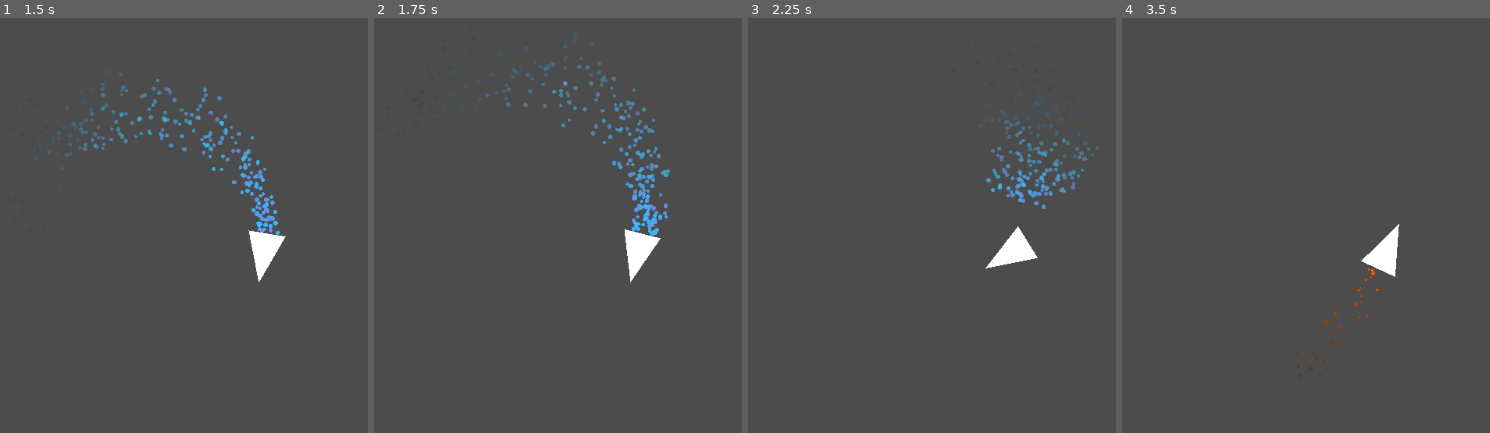
Above: before the commit, frames 1-4 (left to right).
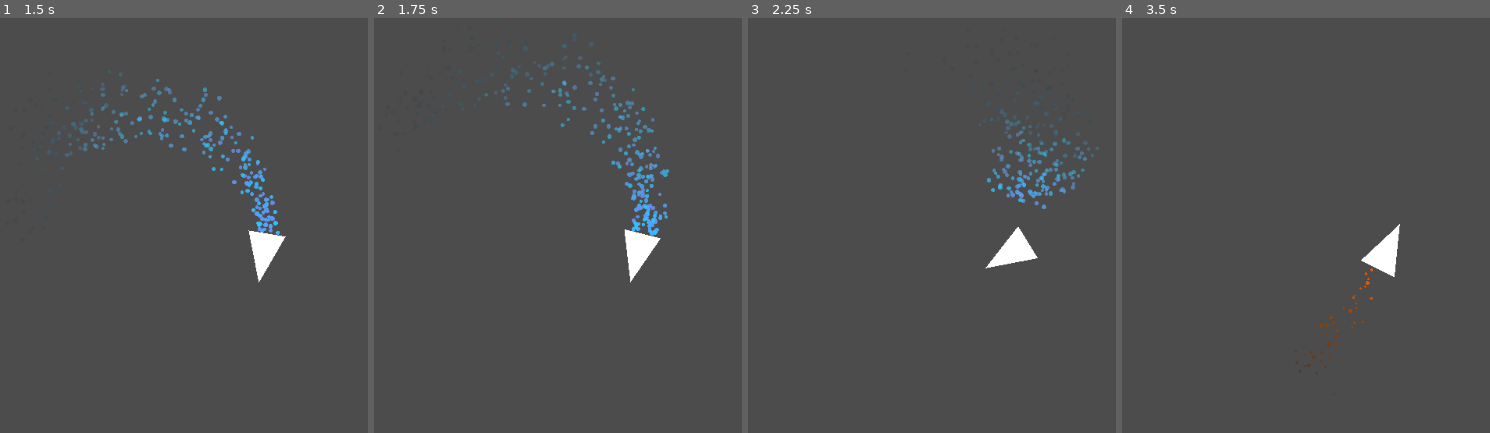
Above: after the commit, the same moments.

Repository: Insta-x/boost-racer
Game: Godot game, scene res://Src/SampleWorld.tscn
Same seed, same stepped clock (60 frames per second), same inputs: the game is played once before the commit and once after it. The project has no main scene, so this scene is started directly.
Inputs:
- Up to frame 1 (1.5 s): tap Enter at 0.5 s; hold D (turn_right) 0.53-1.28 s; hold Space (boost) 0.53-1.28 s; hold S (brake) from 1.28 s (still down); tap Space (boost) at 1.35 s
- Up to frame 2 (1.75 s): keep holding S (brake)
- Up to frame 3 (2.25 s): release S (brake) at 2.03 s; hold D (turn_right) from 2.03 s (still down); hold Space (boost) from 2.03 s (still down)
- Up to frame 4 (3.5 s): release D (turn_right) at 2.78 s; release Space (boost) at 2.78 s; hold W (thrust) from 2.78 s (still down); tap Space (boost) at 2.85 s

Frame 1 is identical in both runs. In frame 2, 0.8% of the frame differs, in the area x 29-81%, y 6-62%; in frame 3, 0.2%; in frame 4, 0.4%.

Commit message:
racer collision tip removed

Diff:
--- a/Src/Racer/Racer.tscn
+++ b/Src/Racer/Racer.tscn
@@ -61,7 +61,7 @@
 polygon = PoolVector2Array( 40, 0, -24, -24, -24, 24 )
 
 [node name="CollisionPolygon2D" type="CollisionPolygon2D" parent="."]
-polygon = PoolVector2Array( 40, 0, -24, -24, -24, 24 )
+polygon = PoolVector2Array( 32, -2, -18, -20, -22, -18, -22, 18, -18, 20, 32, 2 )
 
 [node name="ThrustingParticles" type="Particles2D" parent="."]
 position = Vector2( -26, 0 )
